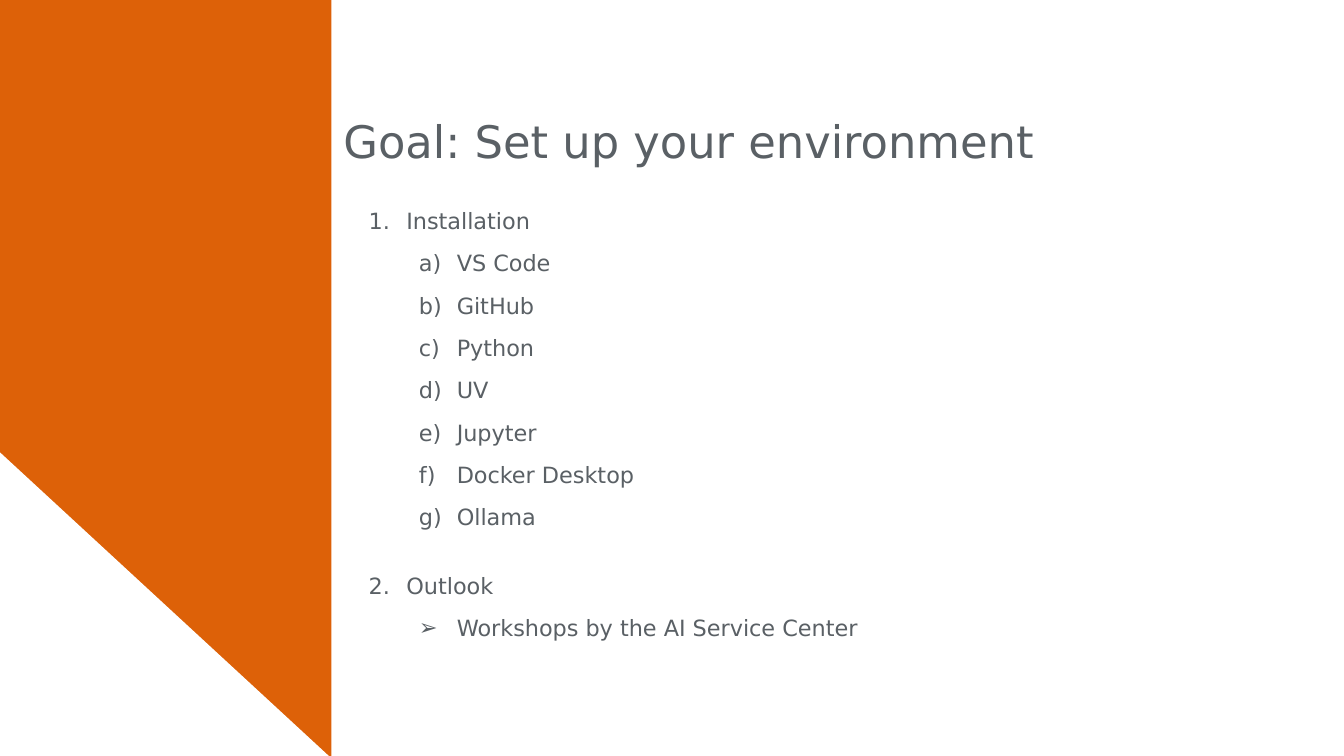
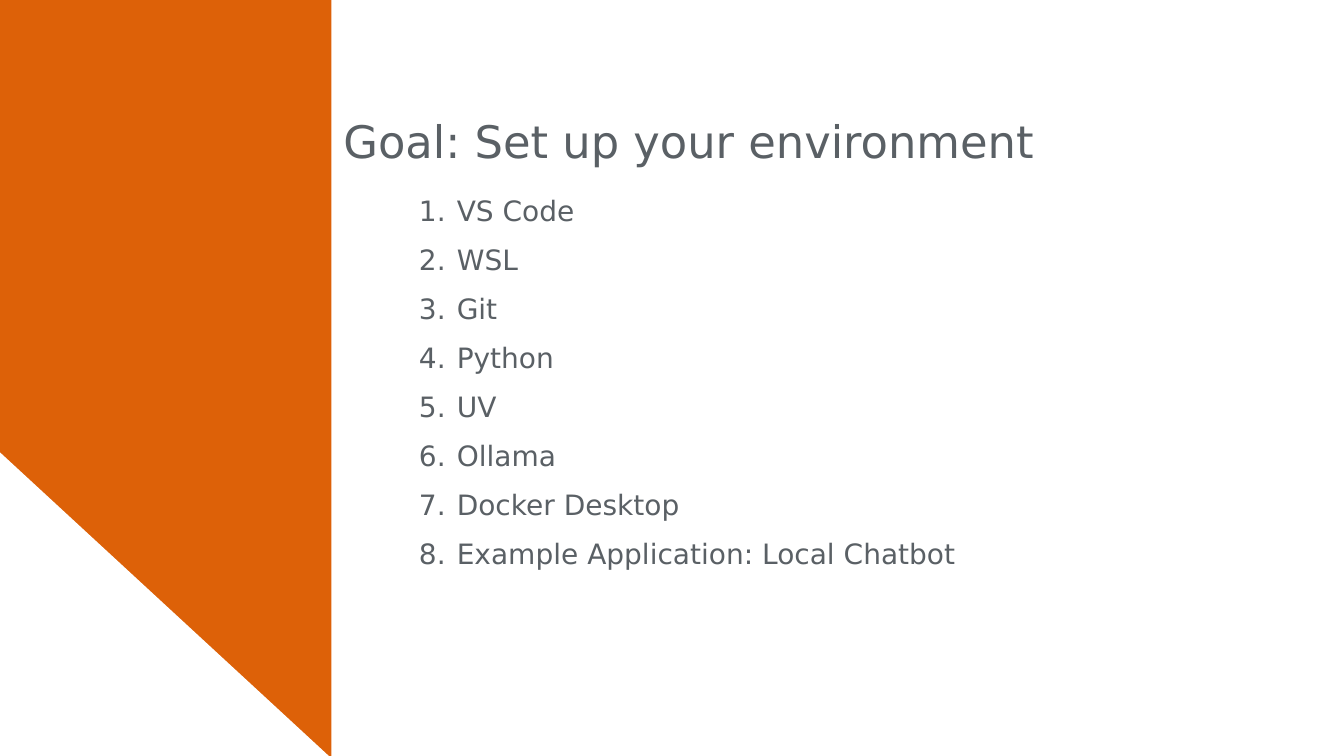
Before and after one commit to aihpi/workshop-getting-started, a slide deck: slide 10 of 03_workshop/slides/slides_english.pptx (slide 9 before the commit). Drawn at 1344x756 pixels with LibreOffice and Linux fonts; fonts in the diff are those of the drawing; background and template pictures are left out. Boxes give left, top, right and bottom in pixels: in the first picture for what was removed or moved away, otherwise in the second. Text is boxed around its words. In the diff, an @@ line names an element or a change of style, - is before the commit and + after.

```diff
--- a/03_workshop/slides/slides_english.pptx
+++ b/03_workshop/slides/slides_english.pptx
@@ text at (x1=457, y1=199, x2=680, y2=521): size 16 to 20 pt in "VS Code", "Python", "UV", "Docker Desktop"; bullet a) to 1. @@
@@ text at (x1=406, y1=212, x2=530, y2=230): paragraph removed @@
-1. Installation
@@ text at (x1=457, y1=249, x2=518, y2=320): text changed; size 16 to 20 pt @@
-  b) GitHub
+  2. WSL
+  3. Git
@@ text at (x1=457, y1=444, x2=556, y2=467): text changed; size 16 to 20 pt @@
-  e) Jupyter
+  6. Ollama
@@ text at (x1=457, y1=542, x2=955, y2=570): text changed; size 16 to 20 pt @@
-  g) Ollama
-2. Outlook
-  ➢ Workshops by the AI Service Center
+  8. Example Application: Local Chatbot
```
Also in this commit, not shown: 2 other slides changed, 5 other files.
